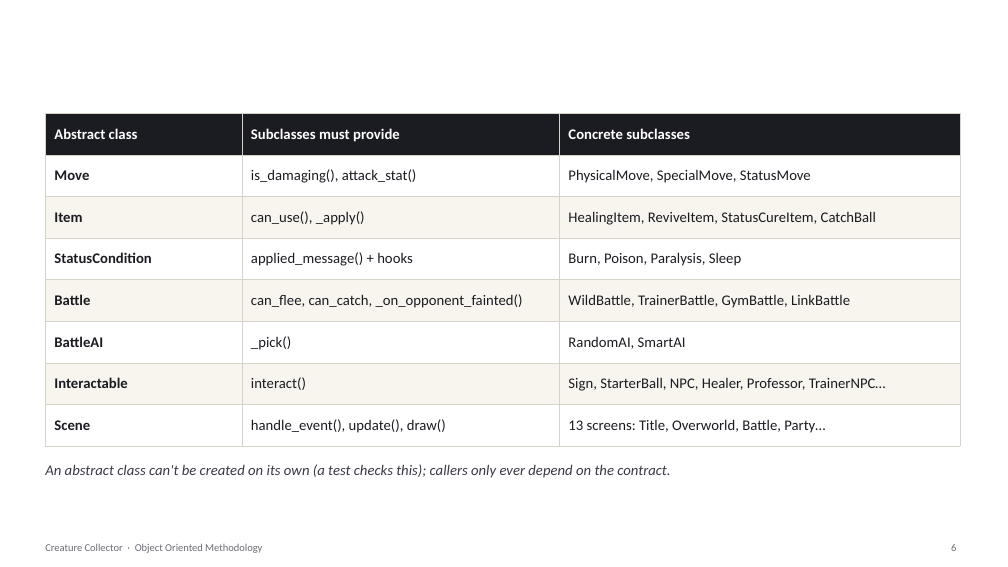
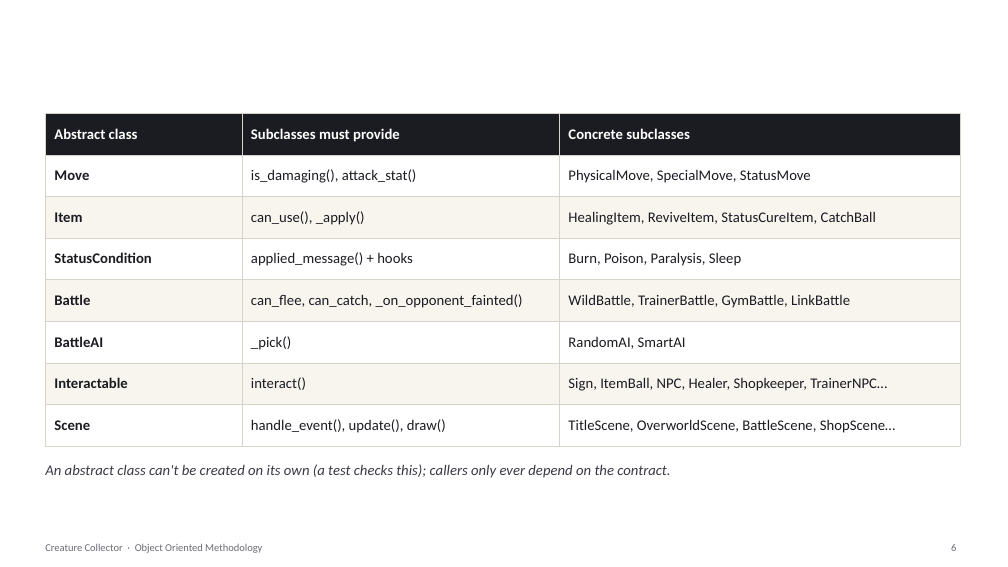
Before and after one commit to psdoom14/creature-collector, a slide deck: slide 6 of docs/presentation/CreatureCollector.pptx. Drawn at 1008x567 pixels with LibreOffice and Linux fonts; fonts in the diff are those of the drawing; background and template pictures are left out. Boxes give left, top, right and bottom in pixels: in the first picture for what was removed or moved away, otherwise in the second. Text is boxed around its words. In the diff, an @@ line names an element or a change of style, - is before the commit and + after.

```diff
--- a/docs/presentation/CreatureCollector.pptx
+++ b/docs/presentation/CreatureCollector.pptx
@@ table at [45, 113, 960, 437] @@
-row 7, column 3: Sign, StarterBall, NPC, Healer, Professor, TrainerNPC…
+row 7, column 3: Sign, ItemBall, NPC, Healer, Shopkeeper, TrainerNPC…
-row 8, column 3: 13 screens: Title, Overworld, Battle, Party…
+row 8, column 3: TitleScene, OverworldScene, BattleScene, ShopScene…
```
Also in this commit, not shown: 9 other slides changed, 3 slides added, 2 slides removed, 3 other files.
